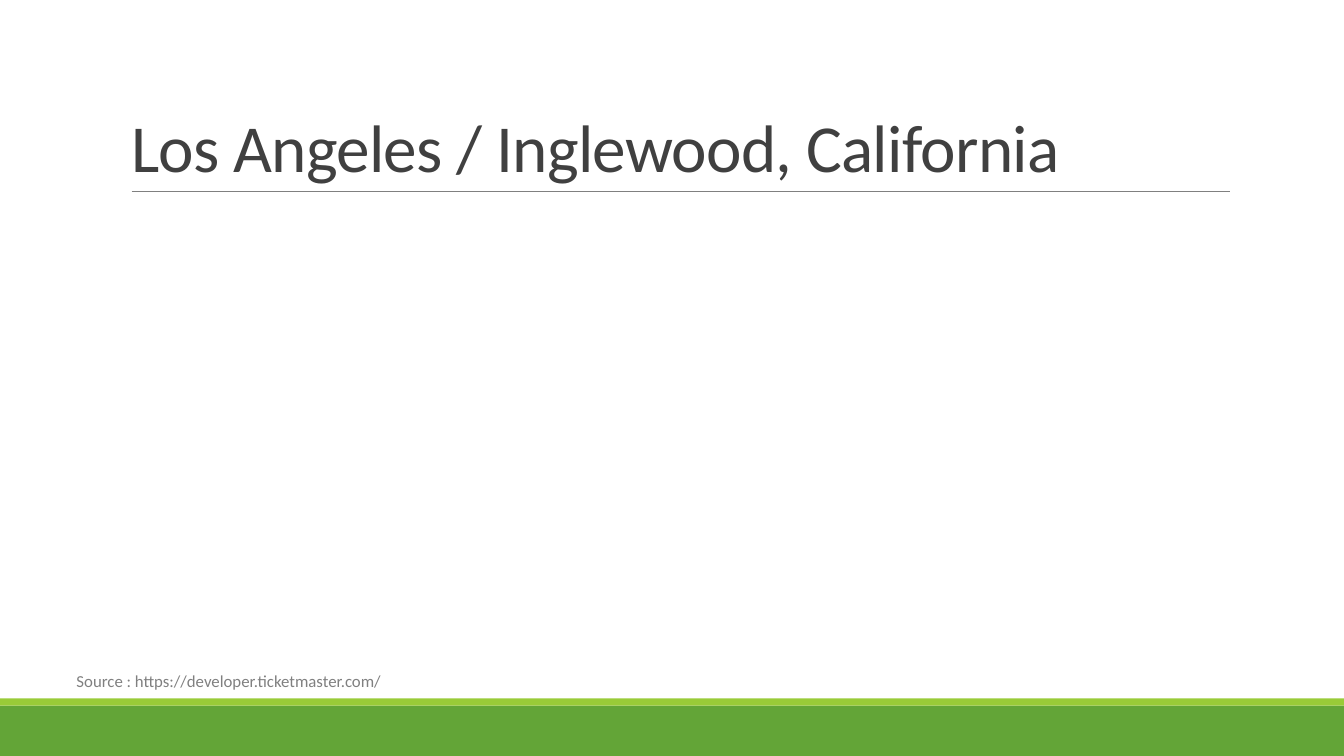
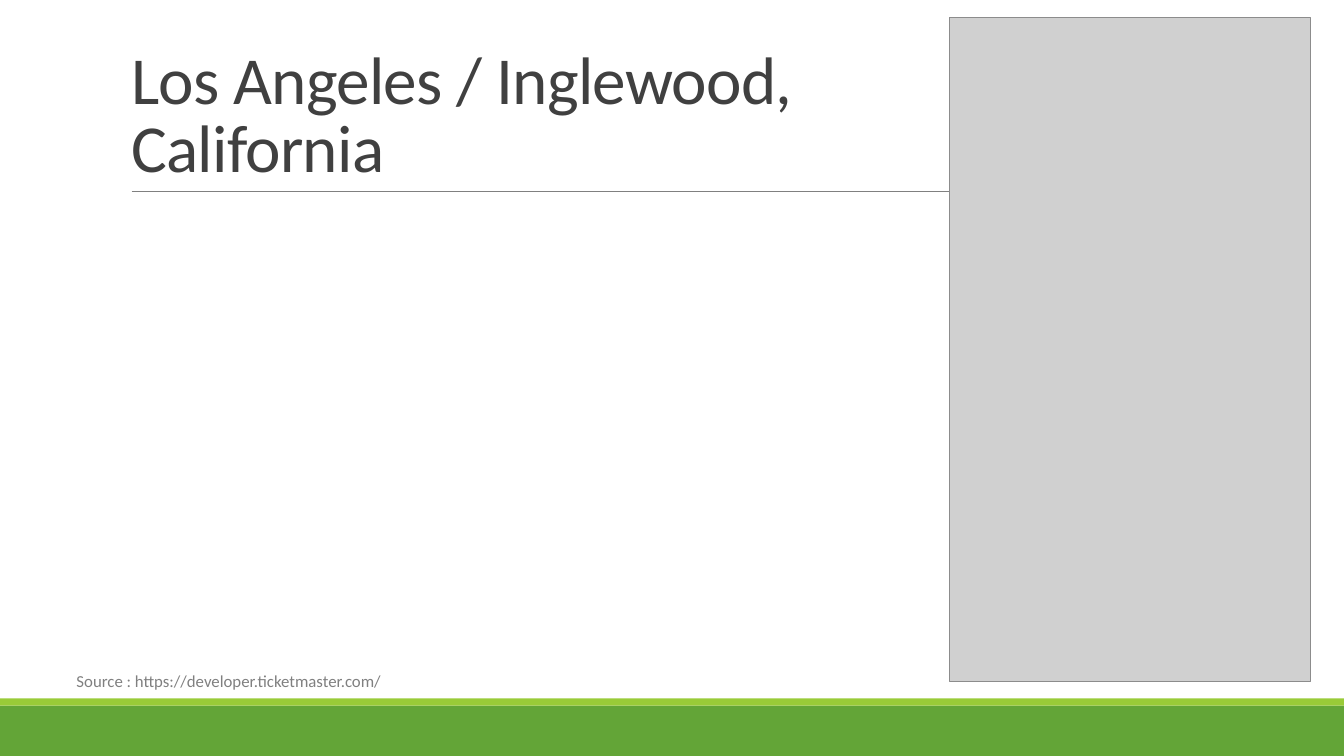
Before and after one commit to jodylarson310/module7-project, a slide deck: slide 9 of Support_Live_Music_Project1_Group4.pptx. Drawn at 1344x756 pixels with LibreOffice and Linux fonts; fonts in the diff are those of the drawing; grey boxes stand for pictures. Boxes give left, top, right and bottom in pixels: in the first picture for what was removed or moved away, otherwise in the second. Text is boxed around its words. In the diff, an @@ line names an element or a change of style, - is before the commit and + after.

```diff
--- a/Support_Live_Music_Project1_Group4.pptx
+++ b/Support_Live_Music_Project1_Group4.pptx
@@ picture added at bbox=[950, 18, 1311, 683] @@
@@ title "Los Angeles / Inglewood, California" rewrapped from bbox=[131, 125, 1059, 184] to bbox=[131, 57, 792, 173] @@
```
Also in this commit, not shown: 3 other slides changed.
